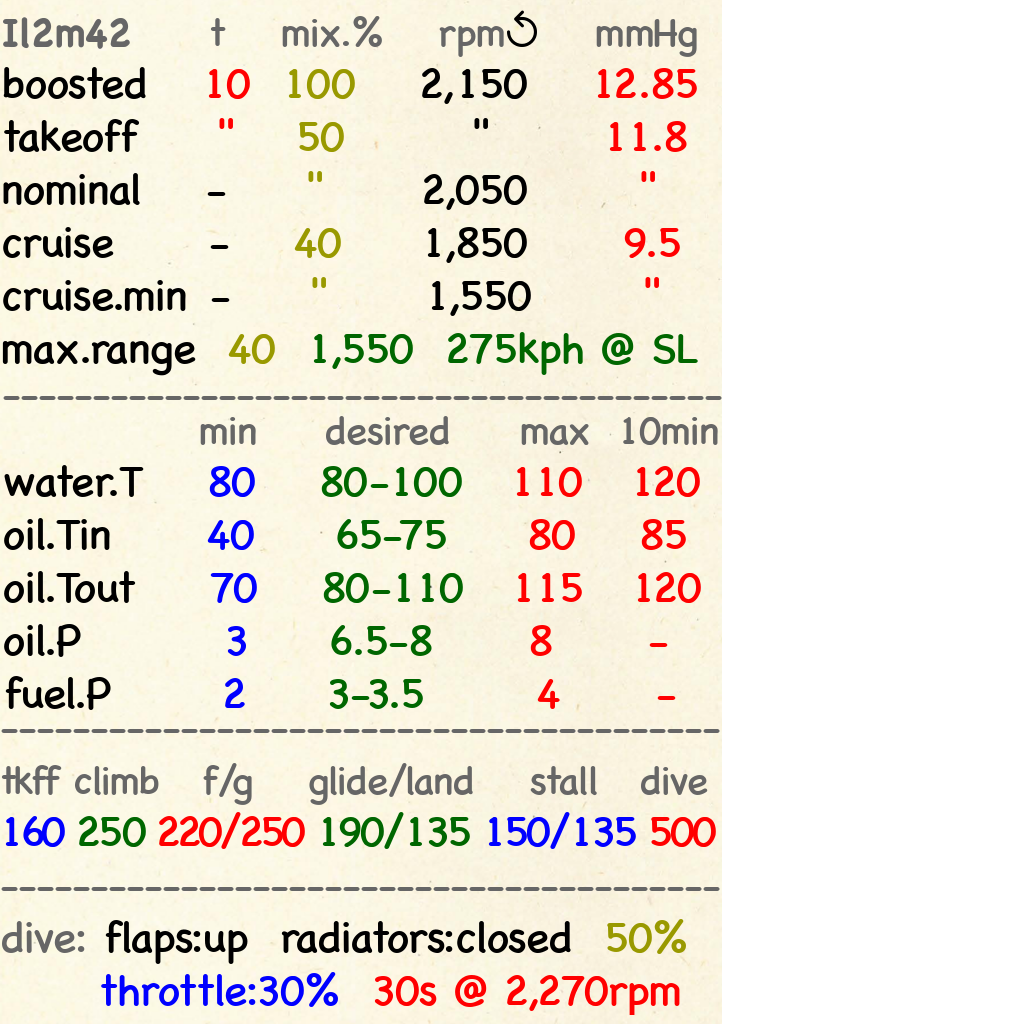
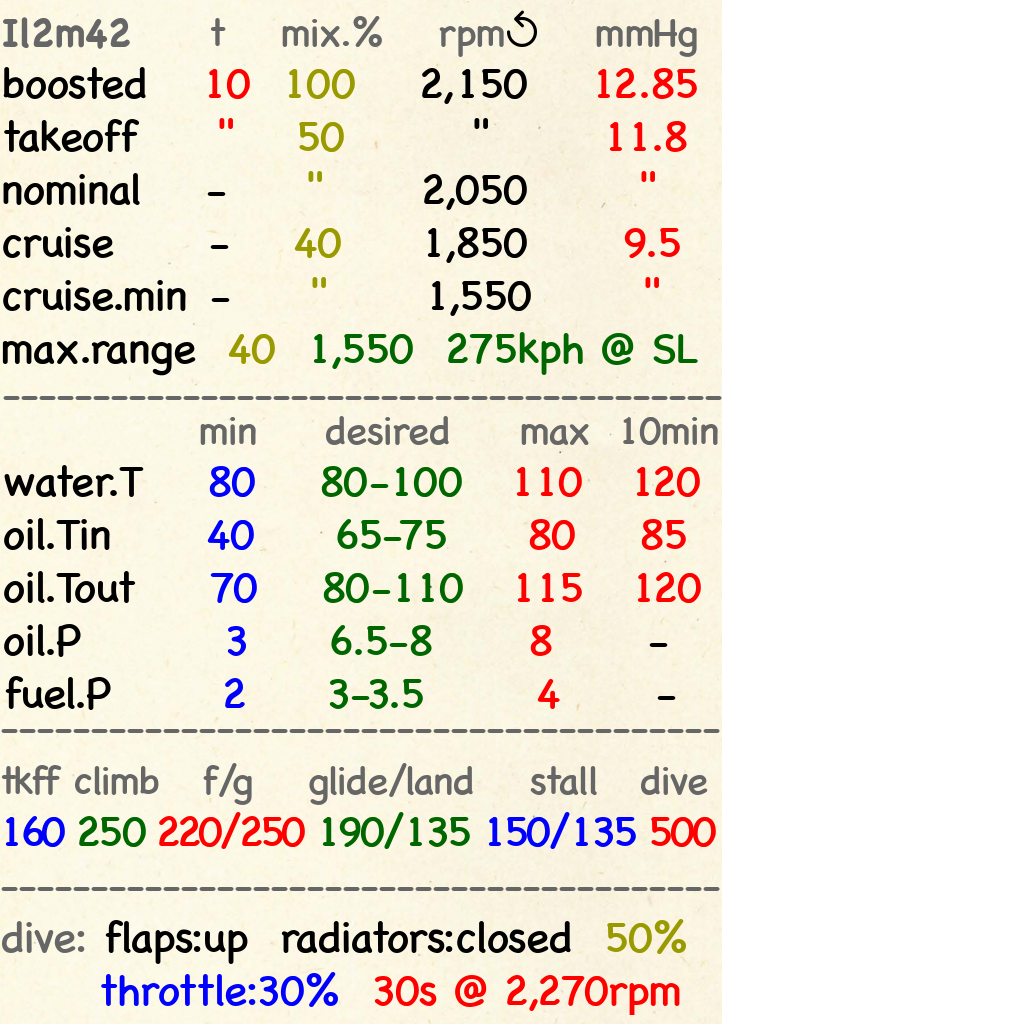
Layered file, before and after one edit (1024×1024). Changes by layer:
painted on "min desired ..." over [649, 643, 676, 700]
